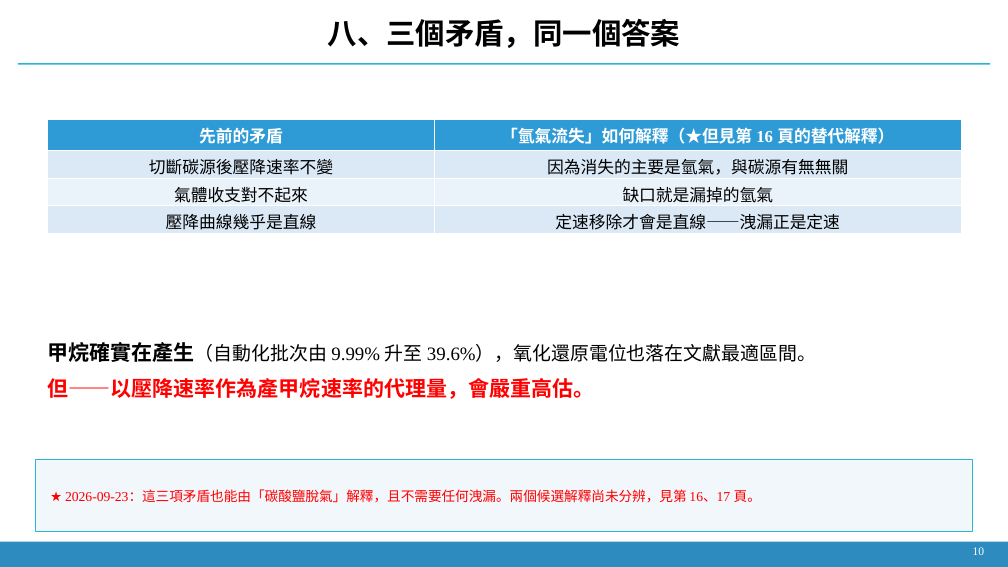
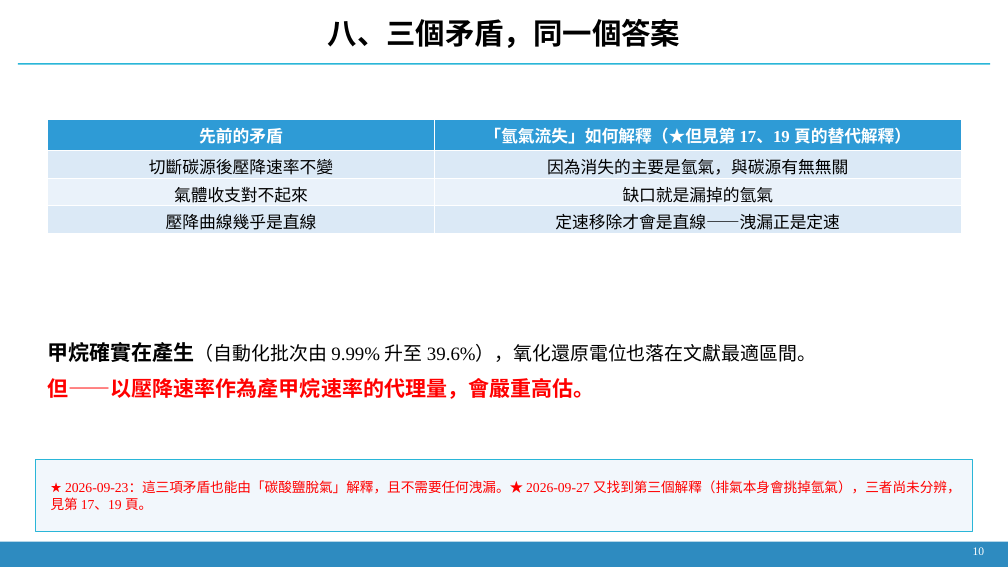
Before and after one commit to Yutou0601/Bioreactor-Edge-AI, a slide deck: slide 9 of docs/decks/簡報_2026-09-21_氫氣流失與壓降歸因.pptx. Drawn at 1008x567 pixels with LibreOffice and Linux fonts; fonts in the diff are those of the drawing. Boxes give left, top, right and bottom in pixels: in the first picture for what was removed or moved away, otherwise in the second. Text is boxed around its words. In the diff, an @@ line names an element or a change of style, - is before the commit and + after.

```diff
--- a/docs/decks/簡報_2026-09-21_氫氣流失與壓降歸因.pptx
+++ b/docs/decks/簡報_2026-09-21_氫氣流失與壓降歸因.pptx
@@ table at [48,119,962,234] @@
-row 1, column 2: 「氫氣流失」如何解釋（★但見第 16 頁的替代解釋）
+row 1, column 2: 「氫氣流失」如何解釋（★但見第 17、19 頁的替代解釋）
@@ text at [51,480,961,510]: text changed @@
-★ 2026-09-23：這三項矛盾也能由「碳酸鹽脫氣」解釋，且不需要任何洩漏。兩個候選解釋尚未分辨，見第 16、17 頁。
+★ 2026-09-23：這三項矛盾也能由「碳酸鹽脫氣」解釋，且不需要任何洩漏。★ 2026-09-27 又找到第三個解釋（排氣本身會挑掉氫氣），三者尚未分辨，見第 17、19 頁。
```
Also in this commit, not shown: 9 other slides changed, 4 slides added, 6 other files.
